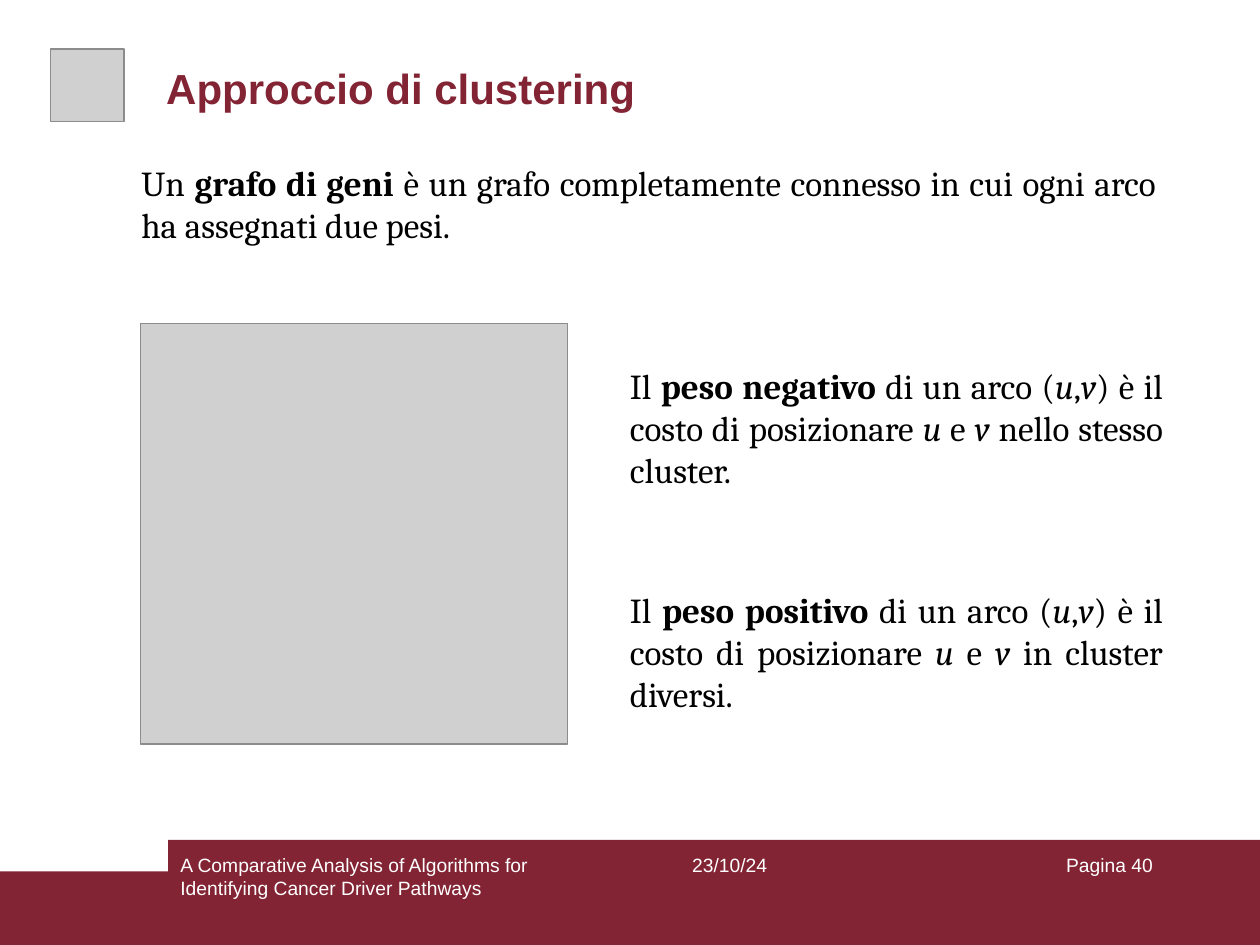
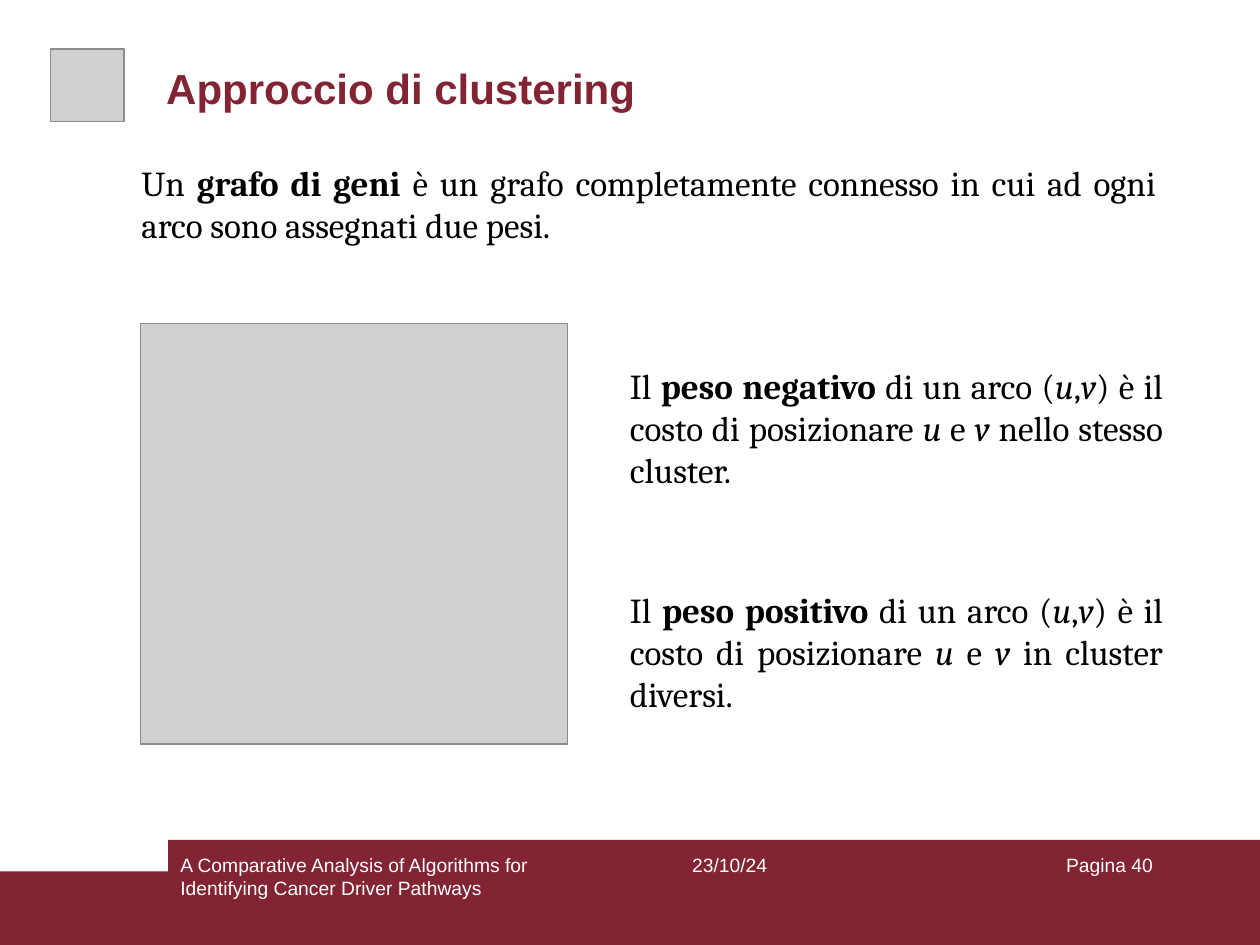
Before and after one commit to aflaag/bsc-thesis, a slide deck: slide 40 of presentation/slides.odp. Drawn at 1260x945 pixels with LibreOffice and Linux fonts; fonts in the diff are those of the drawing; grey boxes stand for pictures; background and template pictures are left out. Boxes give left, top, right and bottom in pixels: in the first picture for what was removed or moved away, otherwise in the second. Text is boxed around its words. In the diff, an @@ line names an element or a change of style, - is before the commit and + after.

```diff
--- a/presentation/slides.odp
+++ b/presentation/slides.odp
@@ text at [141, 171, 1156, 246]: text changed @@
-Un grafo di geni è un grafo completamente connesso in cui ogni arco ha assegnati due pesi.
+Un grafo di geni è un grafo completamente connesso in cui ad ogni arco sono assegnati due pesi.
```
Also in this commit, not shown: 2 other files.
